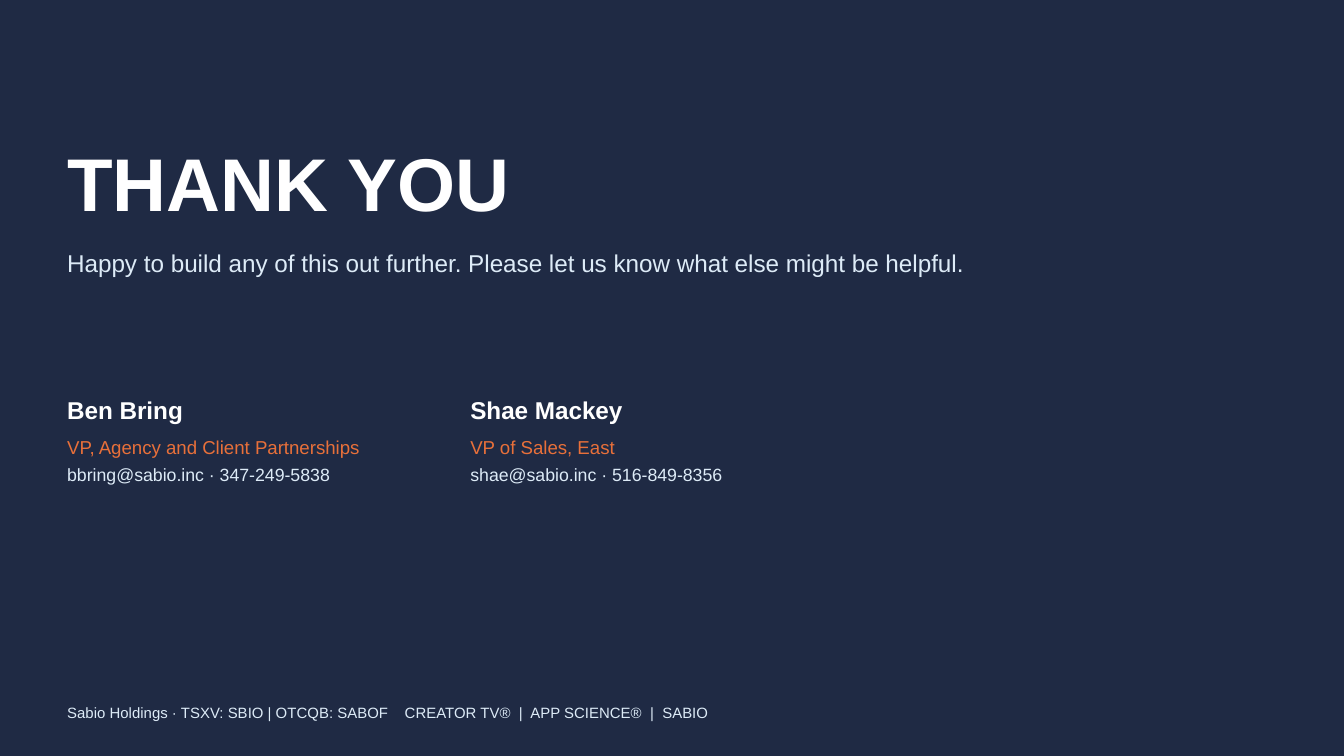
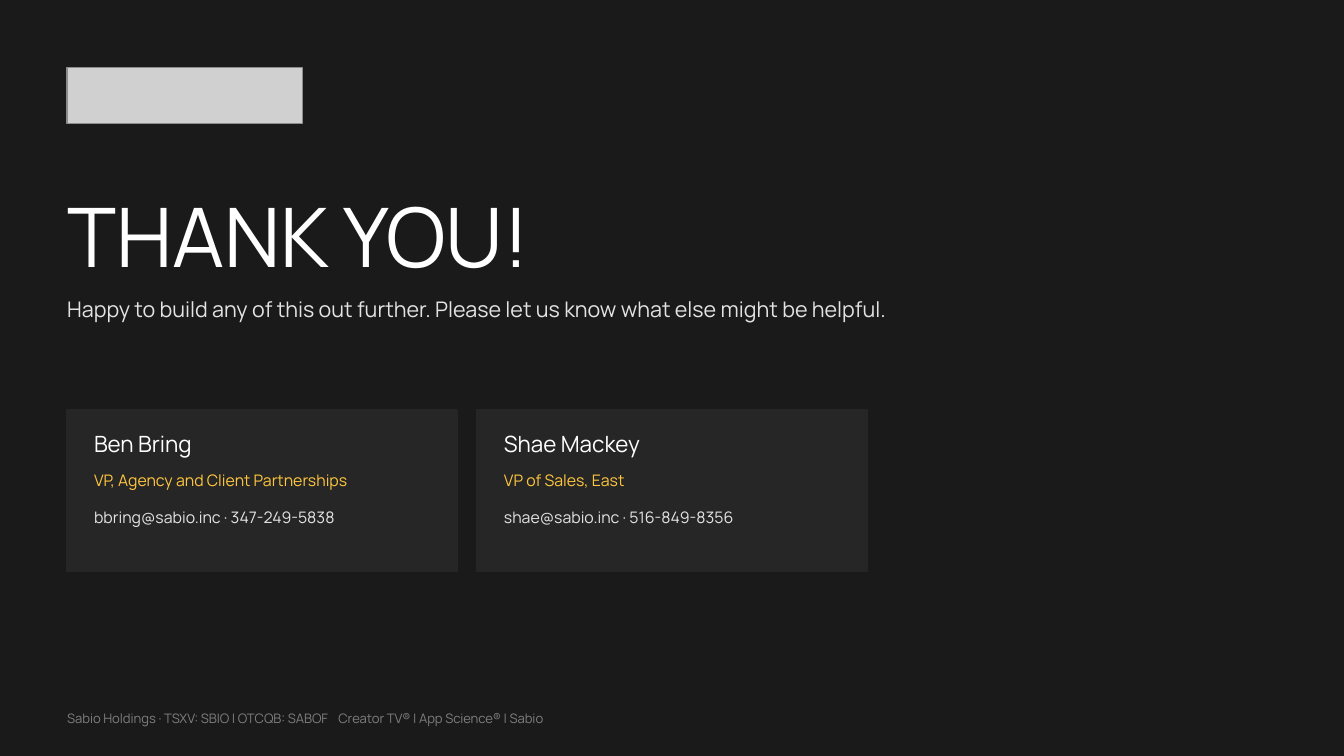
Before and after one commit to benjaminbring-cloud/Sabio-Deck-Builders-, a slide deck: slide 14 of weeks/2026-09-28/decks/Sabio_Merck_Omnicom_Deals_9.30.26.pptx (slide 20 before the commit). Drawn at 1344x756 pixels with LibreOffice and Linux fonts; fonts in the diff are those of the drawing; grey boxes stand for pictures. Boxes give left, top, right and bottom in pixels: in the first picture for what was removed or moved away, otherwise in the second. Text is boxed around its words. In the diff, an @@ line names an element or a change of style, - is before the commit and + after.

```diff
--- a/weeks/2026-09-28/decks/Sabio_Merck_Omnicom_Deals_9.30.26.pptx
+++ b/weeks/2026-09-28/decks/Sabio_Merck_Omnicom_Deals_9.30.26.pptx
@@ background #1F2A44 to #1A1A1A @@
@@ picture added at [67, 67, 302, 124] @@
@@ text at [67, 206, 529, 269]: text changed; size 40 to 44 pt; font Arial to Manrope; bold off @@
-THANK YOU
+THANK YOU!
@@ text "Happy to build any of ...": place and size @@
-text "Happy to build any of ..." at [67, 254, 963, 277]
+text "Happy to build any of ..." at [67, 301, 886, 323]
@@ text "Happy to build any of ..." at [67, 301, 886, 323]: size 13 to 11.5 pt, font Arial to Manrope, text colour #DDEBF7 to #E3E3E3 @@
@@ rectangle added at [67, 410, 457, 571], fill #262626, outline #262626 1 pt @@
@@ rectangle added at [477, 410, 867, 571], fill #262626, outline #262626 1 pt @@
@@ text "Ben Bring": place and size @@
-text "Ben Bring" at [67, 401, 183, 424]
+text "Ben Bring" at [94, 435, 192, 458]
@@ text "Ben Bring" at [94, 435, 192, 458]: size 13 to 12 pt, font Arial to Manrope, bold off; vertical alignment middle to top @@
@@ text "Shae Mackey" at [504, 435, 640, 458]: size 13 to 12 pt, font Arial to Manrope, bold off; vertical alignment middle to top @@
@@ text "Shae Mackey": place and size @@
-text "Shae Mackey" at [470, 401, 623, 424]
+text "Shae Mackey" at [504, 435, 640, 458]
@@ text "VP, Agency and Client Partnerships": place and size @@
-text "VP, Agency and Client Partnerships" at [67, 440, 359, 458]
+text "VP, Agency and Client Partnerships" at [94, 474, 347, 490]
@@ text "VP, Agency and Client Partnerships" at [94, 474, 347, 490]: size 10 to 8.5 pt, font Arial to Manrope, text colour #E8703A to #FFC63E; vertical alignment middle to top @@
@@ text "VP of Sales, East" at [504, 474, 625, 488]: size 10 to 8.5 pt, font Arial to Manrope, text colour #E8703A to #FFC63E; vertical alignment middle to top @@
@@ text "VP of Sales, East": place and size @@
-text "VP of Sales, East" at [470, 440, 614, 457]
+text "VP of Sales, East" at [504, 474, 625, 488]
@@ text "bbring@sabio.inc · 347-249-5838": place and size @@
-text "bbring@sabio.inc · 347-249-5838" at [67, 468, 330, 485]
+text "bbring@sabio.inc · 347-249-5838" at [94, 511, 335, 527]
@@ text "bbring@sabio.inc · 347-249-5838" at [94, 511, 335, 527]: size 9.5 to 8.5 pt, font Arial to Manrope, text colour #DDEBF7 to #E3E3E3 @@
@@ text "shae@sabio.inc · 516-849-8356" at [504, 511, 733, 525]: size 9.5 to 8.5 pt, font Arial to Manrope, text colour #DDEBF7 to #E3E3E3 @@
@@ text "shae@sabio.inc · 516-849-8356": place and size @@
-text "shae@sabio.inc · 516-849-8356" at [470, 468, 722, 484]
+text "shae@sabio.inc · 516-849-8356" at [504, 511, 733, 525]
@@ text at [67, 713, 544, 726]: text changed; size 8 to 7 pt; font Arial to Manrope; text colour #DDEBF7 to #7E7E7E @@
-Sabio Holdings · TSXV: SBIO | OTCQB: SABOF CREATOR TV® | APP SCIENCE® | SABIO
+Sabio Holdings · TSXV: SBIO | OTCQB: SABOF Creator TV® | App Science® | Sabio
@@ text "Sabio Holdings · TSXV: SBIO ..." at [67, 713, 544, 726]: vertical alignment middle to top @@
```
Also in this commit, not shown: 6 other slides changed, 8 slides added, 13 slides removed, 9 other files.
